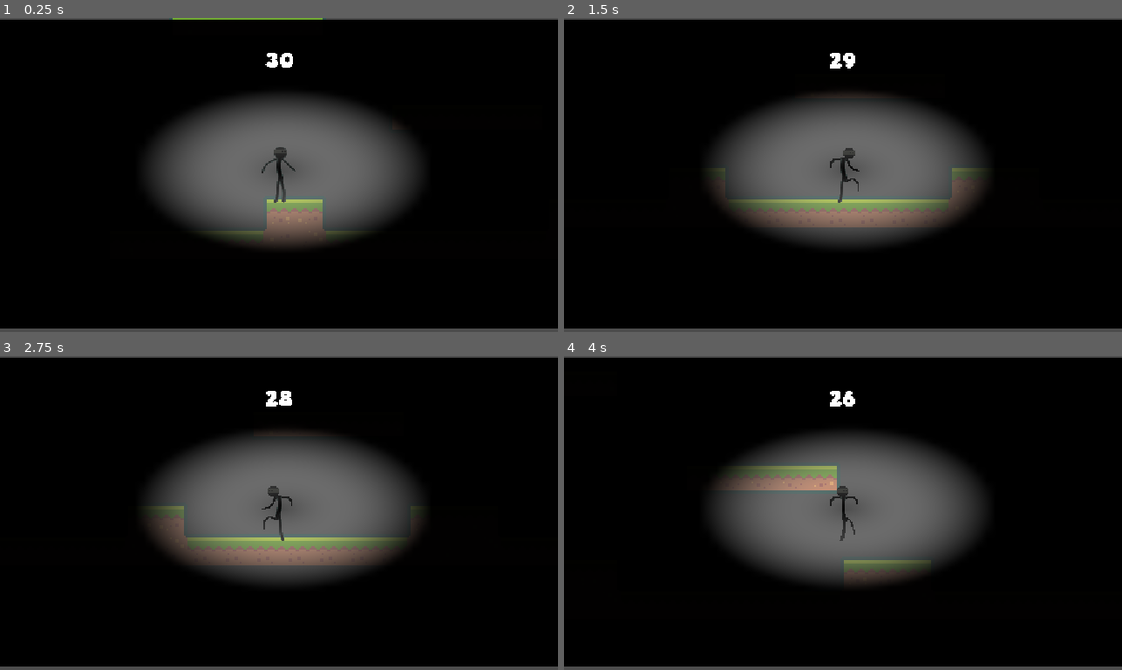
Above: before the commit, frames 1-4 (two rows, left to right).
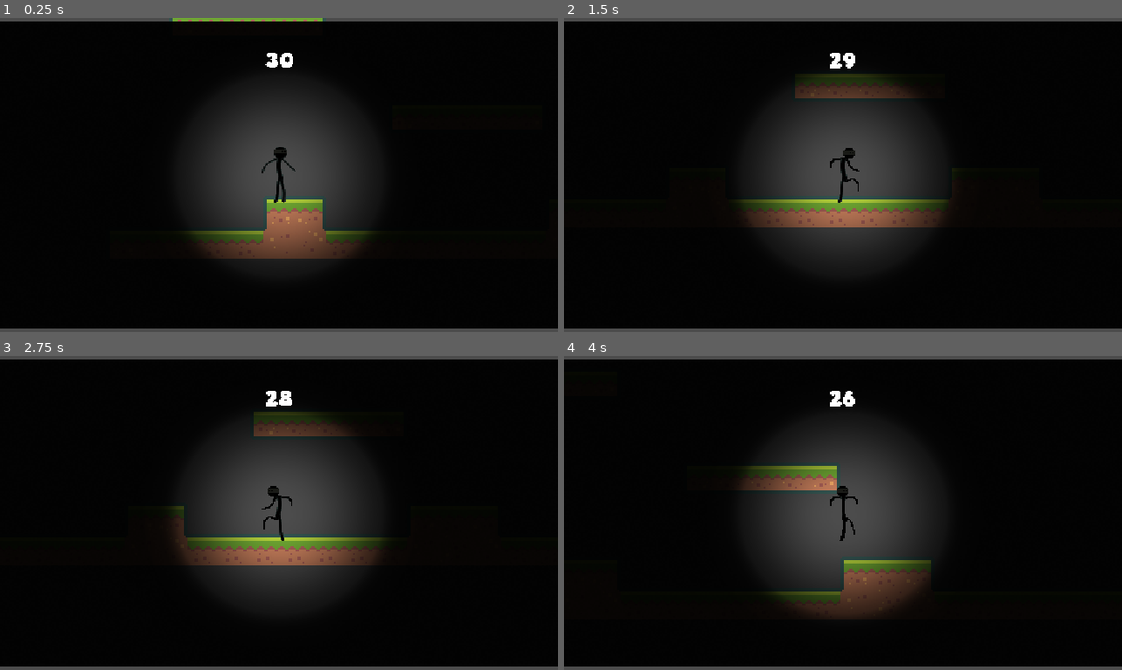
Above: after the commit, the same moments.

Repository: kikinizzy03/1501Final
Game: Godot game, scene res://Scenes/World.tscn
Two runs of this game, one before a commit and one after it. Both use one fixed random seed, a clock stepped at 60 frames per second and the inputs below.
Inputs:
- Up to frame 1 (0.25 s): no input
- Up to frame 2 (1.5 s): tap Enter at 0.5 s; hold D (move_right) from 0.53 s (still down); tap W (jump) at 0.77 s
- Up to frame 3 (2.75 s): tap W (jump) at 1.52 s; release D (move_right) at 2.03 s; hold A (move_left) from 2.03 s (still down)
- Up to frame 4 (4 s): release A (move_left) at 2.78 s; hold D (move_right) from 2.78 s (still down); tap W (jump) at 3.02, 3.77 s

The runs differ from the first frame. In frame 1, 18% of the frame differs, in the area x 0-100%, y 0-80%; in frame 2, 17%; in frame 3, 17%; in frame 4, 18%, in the area x 0-100%, y 0-84%.

Commit message:
Finished FOV -TENTATIVE

Diff:
--- a/Scenes/Player.tscn
+++ b/Scenes/Player.tscn
@@ -6,6 +6,7 @@
 [ext_resource path="res://Assets/JUMP-1.png.png" type="Texture" id=4]
 [ext_resource path="res://Assets/JUMP-4.png (1).png" type="Texture" id=5]
 [ext_resource path="res://Scenes/HUD.tscn" type="PackedScene" id=6]
+[ext_resource path="res://Assets/FOV.png" type="Texture" id=7]
 
 [sub_resource type="SpriteFrames" id=4]
 animations = [ {
@@ -27,16 +28,6 @@
 
 [sub_resource type="RectangleShape2D" id=1]
 extents = Vector2( 6, 9 )
-
-[sub_resource type="Gradient" id=5]
-colors = PoolColorArray( 1, 1, 1, 0, 0, 0, 0, 0.988235 )
-
-[sub_resource type="GradientTexture2D" id=6]
-gradient = SubResource( 5 )
-use_hdr = true
-fill = 1
-fill_from = Vector2( 0.508333, 0.4875 )
-fill_to = Vector2( 0.279167, 0.345833 )
 
 [node name="Player" type="KinematicBody2D"]
 script = ExtResource( 2 )
@@ -62,9 +53,9 @@
 current = true
 
 [node name="FOV" type="Sprite" parent="Camera2D"]
-position = Vector2( 1.52588e-05, -0.5 )
-scale = Vector2( 5, 2.76563 )
-texture = SubResource( 6 )
+position = Vector2( 3.05176e-05, -7.62939e-06 )
+scale = Vector2( 1, 0.977778 )
+texture = ExtResource( 7 )
 region_rect = Rect2( 0, 0, 64, 63 )
 
 [node name="HUD" parent="Camera2D" instance=ExtResource( 6 )]
Binary file added: Assets/FOV.png
Not shown, added: Assets/FOV.png.import
Not shown: 1 places in Scenes/Player.tscn that only renumber resources
